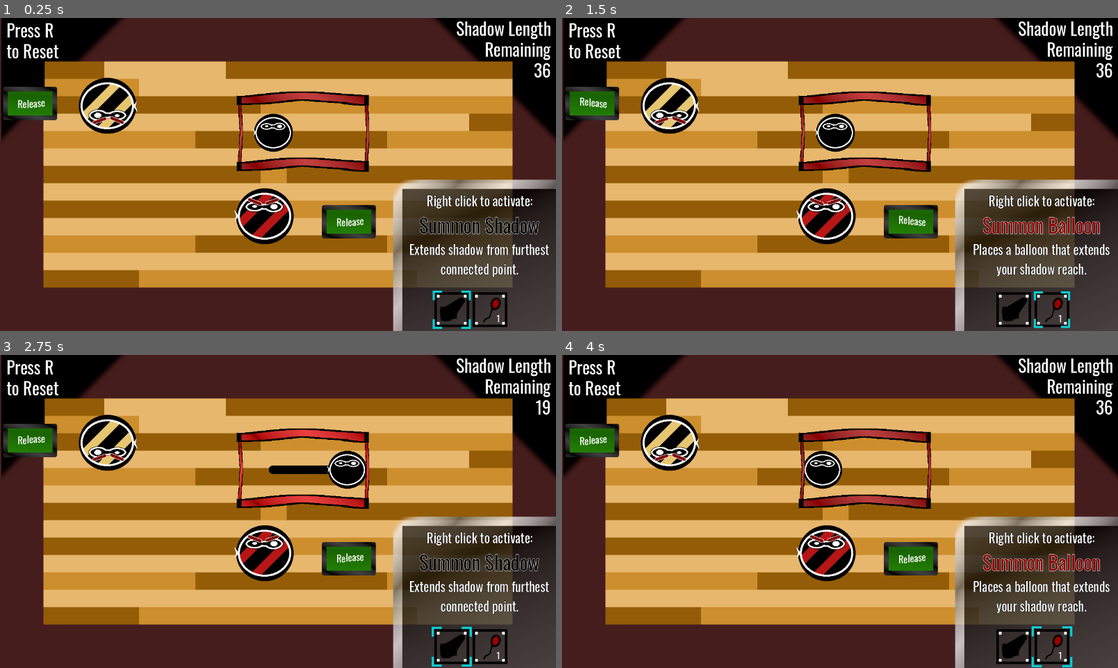
Above: before the commit, frames 1-4 (two rows, left to right).
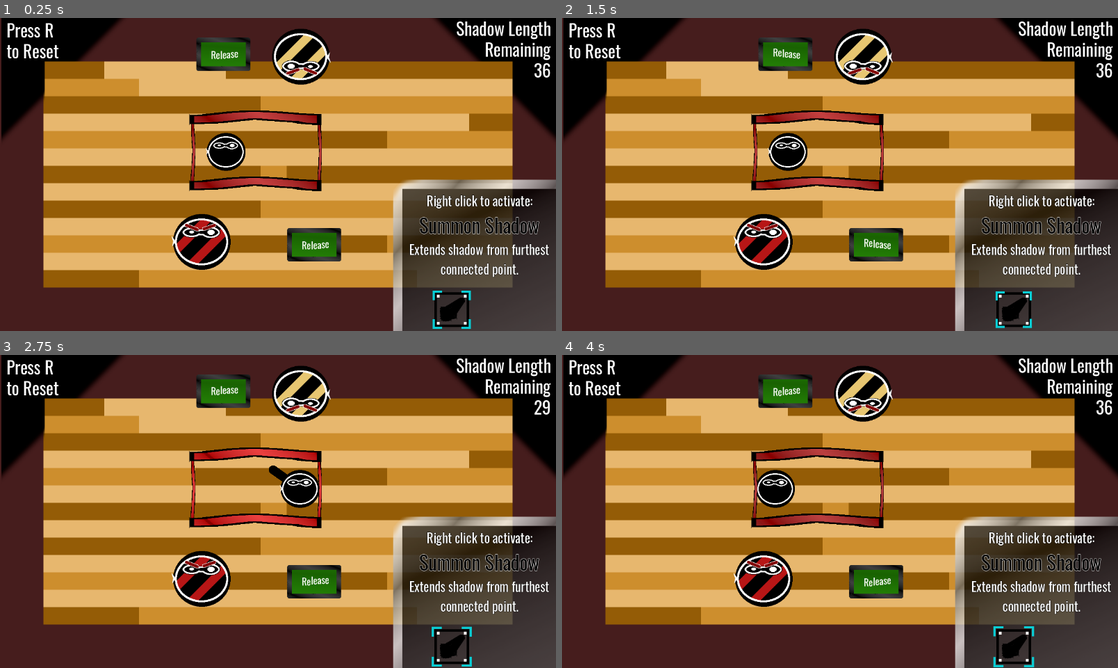
Above: after the commit, the same moments.

Repository: Goldenlion5648/LudumDare55
Game: Godot game, scene res://levels/level5.tscn
Same seed, same stepped clock (60 frames per second), same inputs: the game is played once before the commit and once after it. This scene is started directly instead of the project's main scene. Sound files missing from this copy of the repository are replaced by a short silence.
Inputs (mouse positions are in pixels of both pictures, inside the frame that each line leads up to):
- Up to frame 1 (0.25 s): no input
- Up to frame 2 (1.5 s): click (1012, 309) at 0.5 s; click (1051, 309) at 1.25 s, where only the run before the commit has a clickable "[center]1[/center]"
- Up to frame 3 (2.75 s): tap R (restart) at 2 s; move the mouse to (272, 470) at 2.02 s; hold Right (ui_right) from 2.03 s (still down); right-click (272, 470) at 2.1 s; click (272, 470) at 2.17 s; tap Enter (ui_accept) at 2.27 s
- Up to frame 4 (4 s): tap R (restart) at 2.75, 3.5 s; move the mouse to (667, 442) at 2.77 s; tap Space (clear_shadows) at 2.85 s; click (667, 442) at 2.92 s; tap Enter (ui_accept) at 3.02 s; release Right (ui_right) at 3.53 s; hold Left (ui_left) from 3.53 s (still down); tap 2 (select_balloon) at 3.6 s; click (667, 442) at 3.67 s

The runs differ from the first frame. In frame 1, 15% of the frame differs, in the area x 0-92%, y 3-99%; in frame 2, 17%; in frame 3, 15%; in frame 4, 17%, in the area x 0-99%, y 3-100%.

Commit message:
push last changes (were made before deadline)

Diff:
--- a/levels/level5.tscn
+++ b/levels/level5.tscn
@@ -16,32 +16,31 @@
 script = ExtResource("1_w5y4d")
 player = NodePath("../player")
 starting_shadow_power = 260
-balloons_allowed = 1
 
 [node name="win_button" parent="." node_paths=PackedStringArray("node_to_remove") instance=ExtResource("2_ve2yw")]
-position = Vector2(-571, -159)
+position = Vector2(-126, -272)
 node_to_remove = NodePath("../wall_holder")
 
 [node name="win_button2" parent="." node_paths=PackedStringArray("node_to_remove") instance=ExtResource("2_ve2yw")]
-position = Vector2(163, 113)
+position = Vector2(83, 166)
 node_to_remove = NodePath("../wall_holder")
 
 [node name="Camera2D" type="Camera2D" parent="."]
 
 [node name="player" parent="." instance=ExtResource("3_svmso")]
 unique_name_in_owner = true
-position = Vector2(-11, -96)
+position = Vector2(-120, -52)
 platform_wall_layers = 1
 script = ExtResource("4_q20nh")
 
 [node name="captureableCharacterInvert" parent="." instance=ExtResource("8_ng52j")]
-position = Vector2(-393, -158)
+position = Vector2(51.9999, -271)
 
 [node name="captureableCharacter" parent="." instance=ExtResource("5_edrjs")]
-position = Vector2(-31, 96)
+position = Vector2(-176, 155)
 
 [node name="wall_holder" parent="." instance=ExtResource("6_v2n1y")]
-position = Vector2(-7, -153)
+position = Vector2(-116, -109)
 scale = Vector2(0.4, 1)
 
 [node name="ui_holder" parent="." instance=ExtResource("7_jifem")]
--- a/levels/level6.tscn
+++ b/levels/level6.tscn
@@ -9,45 +9,38 @@
 [ext_resource type="PackedScene" uid="uid://ct20hjxw8kjjl" path="res://objects/wall_holder.tscn" id="7_lcqgk"]
 [ext_resource type="PackedScene" uid="uid://cxtcvyjqensai" path="res://objects/ui_holder.tscn" id="8_8xosv"]
 
-[node name="level5" type="Node2D"]
+[node name="level6" type="Node2D"]
 
 [node name="shadow_controller" type="Node2D" parent="." node_paths=PackedStringArray("player")]
 unique_name_in_owner = true
 script = ExtResource("1_j6epo")
 player = NodePath("../player")
 starting_shadow_power = 260
-balloons_allowed = 1
 
 [node name="win_button" parent="." node_paths=PackedStringArray("node_to_remove") instance=ExtResource("2_20m0s")]
-position = Vector2(-473, -197)
+position = Vector2(-571, -159)
 node_to_remove = NodePath("../wall_holder")
 
 [node name="win_button2" parent="." node_paths=PackedStringArray("node_to_remove") instance=ExtResource("2_20m0s")]
-position = Vector2(163, 113)
+position = Vector2(-245, 207)
 node_to_remove = NodePath("../wall_holder")
 
 [node name="Camera2D" type="Camera2D" parent="."]
 
 [node name="player" parent="." instance=ExtResource("3_dwesx")]
 unique_name_in_owner = true
-position = Vector2(211, -96)
+position = Vector2(-11, -96)
 platform_wall_layers = 1
 script = ExtResource("4_qmq3e")
 
 [node name="captureableCharacterInvert" parent="." instance=ExtResource("5_sli0a")]
-position = Vector2(-317, -206)
+position = Vector2(-342, -158)
 
 [node name="captureableCharacter" parent="." instance=ExtResource("6_nj1rg")]
-position = Vector2(-31, 96)
-
-[node name="captureableCharacter2" parent="." instance=ExtResource("6_nj1rg")]
-position = Vector2(-288, 92)
-
-[node name="captureableCharacter3" parent="." instance=ExtResource("6_nj1rg")]
-position = Vector2(-436, -52)
+position = Vector2(-504, 196)
 
 [node name="wall_holder" parent="." instance=ExtResource("7_lcqgk")]
-position = Vector2(215, -153)
+position = Vector2(-7, -153)
 scale = Vector2(0.4, 1)
 
 [node name="ui_holder" parent="." instance=ExtResource("8_8xosv")]
--- /dev/null
+++ b/levels/level7.tscn
@@ -0,0 +1,53 @@
+[gd_scene load_steps=9 format=3 uid="uid://jlguywwshm7x"]
+
+[ext_resource type="Script" path="res://objects/shadow_controller.gd" id="1_qg8qo"]
+[ext_resource type="PackedScene" uid="uid://c47saxuqrc270" path="res://objects/win_button.tscn" id="2_bu5fd"]
+[ext_resource type="PackedScene" uid="uid://jgfu8alemrxr" path="res://objects/player.tscn" id="3_lrp8w"]
+[ext_resource type="Script" path="res://objects/player.gd" id="4_mj2ts"]
+[ext_resource type="PackedScene" uid="uid://biro1vanip3qg" path="res://objects/captureable_characterInvert.tscn" id="5_a34os"]
+[ext_resource type="PackedScene" uid="uid://d4m15mq6e5jsn" path="res://objects/captureable_character.tscn" id="6_emspq"]
+[ext_resource type="PackedScene" uid="uid://ct20hjxw8kjjl" path="res://objects/wall_holder.tscn" id="7_0jrgi"]
+[ext_resource type="PackedScene" uid="uid://cxtcvyjqensai" path="res://objects/ui_holder.tscn" id="8_6snlt"]
+
+[node name="level6" type="Node2D"]
+
+[node name="shadow_controller" type="Node2D" parent="." node_paths=PackedStringArray("player")]
+unique_name_in_owner = true
+script = ExtResource("1_qg8qo")
+player = NodePath("../player")
+starting_shadow_power = 260
+balloons_allowed = 1
+
+[node name="win_button" parent="." node_paths=PackedStringArray("node_to_remove") instance=ExtResource("2_bu5fd")]
+position = Vector2(-473, -197)
+node_to_remove = NodePath("../wall_holder")
+
+[node name="win_button2" parent="." node_paths=PackedStringArray("node_to_remove") instance=ExtResource("2_bu5fd")]
+position = Vector2(163, 113)
+node_to_remove = NodePath("../wall_holder")
+
+[node name="Camera2D" type="Camera2D" parent="."]
+
+[node name="player" parent="." instance=ExtResource("3_lrp8w")]
+unique_name_in_owner = true
+position = Vector2(211, -96)
+platform_wall_layers = 1
+script = ExtResource("4_mj2ts")
+
+[node name="captureableCharacterInvert" parent="." instance=ExtResource("5_a34os")]
+position = Vector2(-317, -206)
+
+[node name="captureableCharacter" parent="." instance=ExtResource("6_emspq")]
+position = Vector2(-31, 96)
+
+[node name="captureableCharacter2" parent="." instance=ExtResource("6_emspq")]
+position = Vector2(-288, 92)
+
+[node name="captureableCharacter3" parent="." instance=ExtResource("6_emspq")]
+position = Vector2(-436, -52)
+
+[node name="wall_holder" parent="." instance=ExtResource("7_0jrgi")]
+position = Vector2(215, -153)
+scale = Vector2(0.4, 1)
+
+[node name="ui_holder" parent="." instance=ExtResource("8_6snlt")]
--- a/objects/globals.gd
+++ b/objects/globals.gd
@@ -14,6 +14,7 @@
 signal play_win_sound_signal
 
 signal button_pressed_signal
+signal out_of_item_signal
 
 
 enum SelectableAbilities{
@@ -40,7 +41,7 @@
 	load_next_level()
 
 func count_levels():
-	return 7
+	return 8
 	#var dir = DirAccess.open("res://levels/")
 	#var file_name = dir.get_next()
 	#var ret = 0
--- a/objects/shadow_controller.gd
+++ b/objects/shadow_controller.gd
@@ -92,6 +92,7 @@
 
 func place_balloon():
 	if balloons_used >= balloons_allowed:
+		Globals.out_of_item_signal.emit()
 		return
 	balloons_used += 1
 	Globals.used_balloon_ability.emit(balloons_allowed - balloons_used)
--- a/objects/sound_controller.gd
+++ b/objects/sound_controller.gd
@@ -10,11 +10,15 @@
 	Globals.play_win_sound_signal.connect(play_win_sound)
 	Globals.selected_ability_changed.connect(play_select_ability_sound)
 	Globals.button_pressed_signal.connect(play_button_click_sound)
+	Globals.out_of_item_signal.connect(play_fail_sound)
 	background_music.finished.connect(play_background_music)
 	play_background_music()
 
 func play_background_music():
 	background_music.play()
+
+func play_fail_sound():
+	$fail.play()
 
 func play_select_ability_sound(_extra):
 	$select_ability.play()
--- a/objects/sound_controller.tscn
+++ b/objects/sound_controller.tscn
@@ -11,6 +11,7 @@
 [ext_resource type="AudioStream" uid="uid://dun0eodk1guol" path="res://sounds/background.wav" id="7_ux8g0"]
 [ext_resource type="AudioStream" uid="uid://bcad1teqw6660" path="res://sounds/select_ability.wav" id="8_bj2fl"]
 [ext_resource type="AudioStream" uid="uid://tq7vm7r6h5v" path="res://sounds/button_click.wav" id="11_1wcgl"]
+[ext_resource type="AudioStream" uid="uid://dvo0qrilk4ks" path="res://sounds/fail.wav" id="12_yjm4f"]
 
 [node name="sound_controller" type="Node2D" node_paths=PackedStringArray("background_music")]
 script = ExtResource("1_bgbxt")
@@ -53,3 +54,7 @@
 [node name="press_button" type="AudioStreamPlayer2D" parent="."]
 stream = ExtResource("11_1wcgl")
 volume_db = 3.181
+
+[node name="fail" type="AudioStreamPlayer2D" parent="."]
+stream = ExtResource("12_yjm4f")
+volume_db = 3.181
Not shown: 1 places in levels/level6.tscn that only renumber resources
Not shown: 1 places in objects/sound_controller.tscn that only renumber resources
